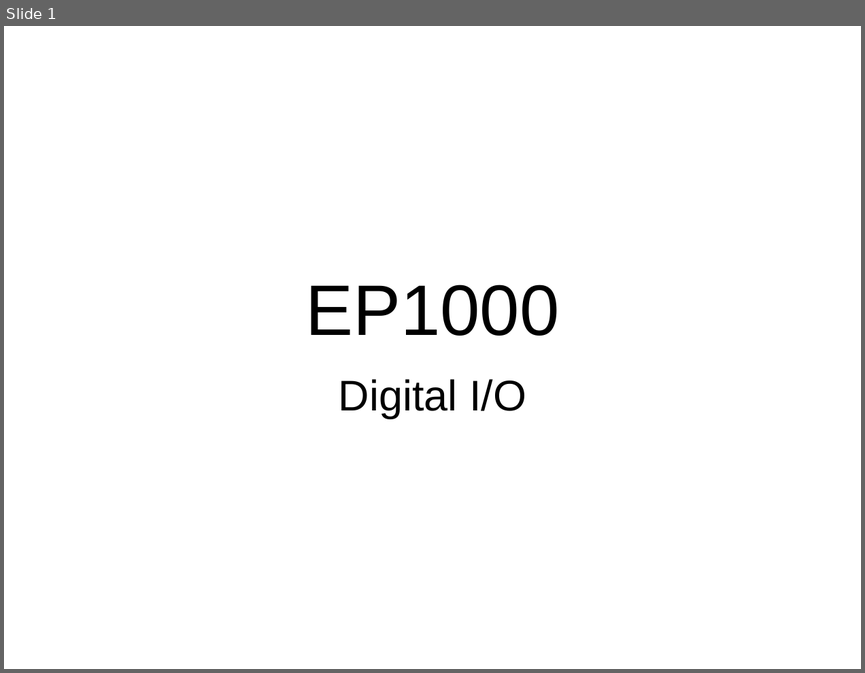
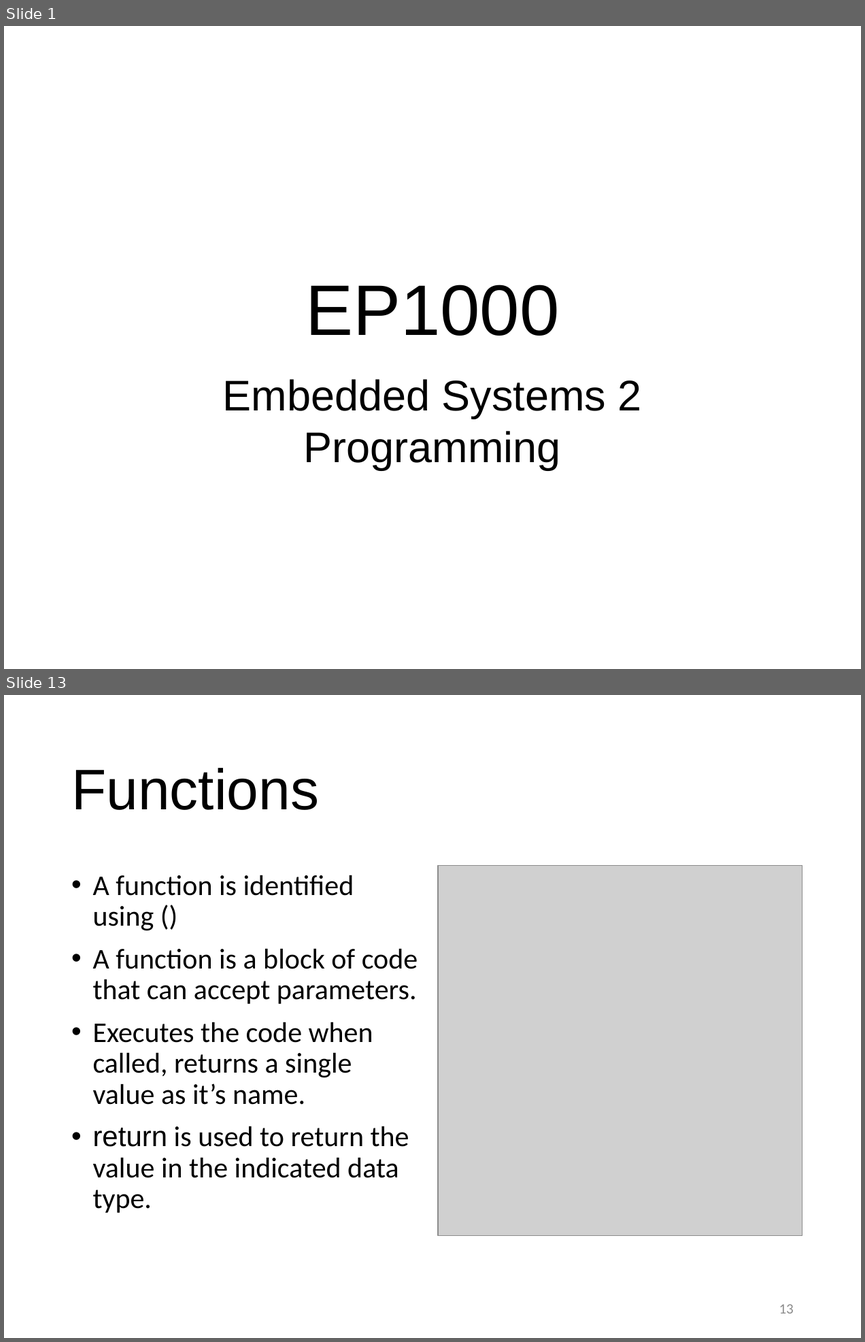
Before and after one commit to RDorville/digfab, a slide deck: presentations/ep1000_embedded2/ep1000_embedded2.pptx. Shown one above the other, each under a label of ours: slide 1 before the commit, slides 1 and 13 after it; the slides between them are not shown. The pictures are 865x673 and 865x1342 pixels, drawn with LibreOffice and Linux fonts; fonts in the diff are those of the drawing; grey boxes stand for pictures; background and template pictures are left out. Boxes give left, top, right and bottom in pixels: in the first picture for what was removed or moved away, otherwise in the second. Text is boxed around its words. In the diff, an @@ line names an element or a change of style, - is before the commit and + after.

```diff
--- a/presentations/ep1000_embedded2/ep1000_embedded2.pptx
+++ b/presentations/ep1000_embedded2/ep1000_embedded2.pptx
@@ slide 13 added at <box>4,695,861,1338</box>, background #FFFFFF @@
@@ title added at <box>71,768,319,810</box>, 48 pt, text #000000 @@
+Functions
@@ text added at <box>93,875,418,1212</box>, 24 pt, text #000000 @@
+• A function is identified using ()
+• A function is a block of code that can accept parameters.
+• Executes the code when called, returns a single value as it’s name.
+• return is used to return the value in the indicated data type.
@@ picture added at <box>438,866,802,1236</box> @@
@@ page number added at <box>779,1304,793,1313</box>, 12 pt, text #8C8C8C @@
+13
@@ slide 1 changed as well @@
@@ subtitle at <box>223,379,642,469</box>: text changed @@
-Digital I/O
+Embedded Systems 2
+Programming
```
Also in this commit, not shown: 1 other slide changed, 14 other slides added, 18 slides removed, 1 other file.
